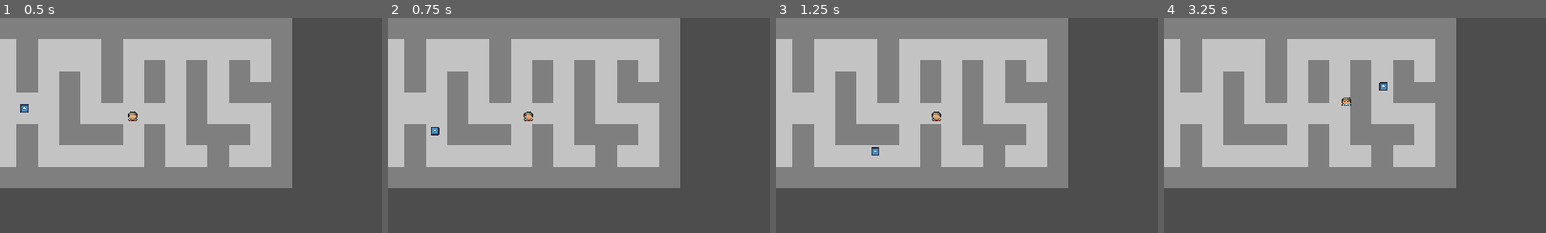
Above: before the commit, frames 1-4 (left to right).
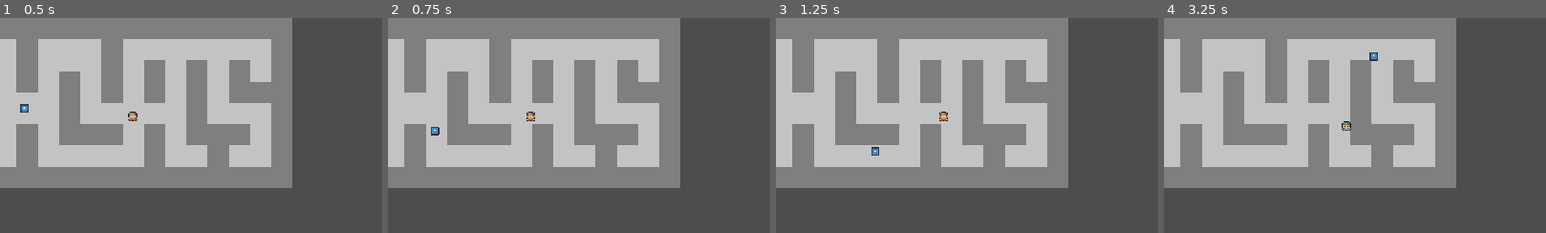
Above: after the commit, the same moments.

Repository: johnsyak/Servants-of-the-Tome
Game: Godot game, scene res://scenes/maps/world.tscn
The game is run twice, just before and just after one commit, with the same random seed, the same clock (stepped at 60 frames per second) and the same inputs. The engine's default icon, where the game draws it, is replaced by a stand-in: a white triangle on a blue panel in a dark square.
Inputs:
- Up to frame 1 (0.5 s): no input
- Up to frame 2 (0.75 s): tap Enter at 0.5 s; hold Right (ui_right) from 0.53 s (still down); hold Shift (run, bound only after the commit) from 0.53 s (still down)
- Up to frame 3 (1.25 s): keep holding Right (ui_right); keep holding Shift (run, bound only after the commit)
- Up to frame 4 (3.25 s): release Right (ui_right) at 1.28 s; release Shift (run, bound only after the commit) at 1.28 s; hold Down (ui_down) 1.28-2.03 s; tap Shift (run, bound only after the commit) at 1.35, 2.85 s; hold Right (ui_right) 2.03-2.78 s; hold Shift (run, bound only after the commit) 2.03-2.78 s; hold Up (ui_up) from 2.78 s (still down)
The pictures show only the part of the screen within x 3-53%, y 0-50%; the shares and areas given below are measured in that part.

Frame 1 is identical in both runs. In frame 2, 0.1% of the frame differs, in the area x 35-39%, y 43-48%; in frame 3, 0.2%; in frame 4, 0.4%, in the area x 46-59%, y 16-53%.

Commit message:
was able to walk into wall and delete it. need to fix positions, and figure out dynamic pathfinding

Diff:
--- a/characters/players/player.gd
+++ b/characters/players/player.gd
@@ -1,14 +1,42 @@
 extends CharacterBody2D
 
-@export var speed: int = 60
+@export var speed: int = 50
 @export var run_speed: float = 1.5
+var move_direction
+
+signal break_block(coords)
 
 func _handle_input():
-	var move_direction = Input.get_vector("ui_left", "ui_right", "ui_up", "ui_down")
+	move_direction = Input.get_vector("ui_left", "ui_right", "ui_up", "ui_down")
 	velocity = move_direction*speed
 	if Input.is_action_pressed("run"):
 		velocity = move_direction*speed*run_speed
 
 func _physics_process(delta):
+
 	_handle_input()
-	move_and_slide()
+	var collision:KinematicCollision2D = move_and_collide(velocity * delta)
+	#this will only work for direction down for now
+	breakSouthWall(collision)
+
+
+func breakSouthWall(collision:KinematicCollision2D):
+	if collision:
+		var collision_point = returnSnappedCollisionPoint(collision.get_position())
+		var coord1 = Vector2(collision_point.x, collision_point.y)
+		var coord2 = Vector2(collision_point.x - 16, collision_point.y)
+		var coord3 = Vector2(collision_point.x, collision_point.y+16)
+		var coord4 = Vector2(collision_point.x - 16, collision_point.y + 16)
+		print("Point 1: "+str(coord1))
+		print("Point 2: "+str(coord2))
+		print("Point 3: "+str(coord3))
+		print("Point 4: "+str(coord4))
+		var collider = collision.get_collider()
+		var coords = [coord1, coord2, coord3, coord4]
+		emit_signal("break_block", coords)
+
+
+
+
+func returnSnappedCollisionPoint(collision_point) -> Vector2:
+	return Vector2(snapped(collision_point.x, 16), snapped(collision_point.y, 16))
--- a/project.godot
+++ b/project.godot
@@ -19,6 +19,14 @@
 
 window/stretch/mode="canvas_items"
 
+[input]
+
+run={
+"deadzone": 0.5,
+"events": [Object(InputEventKey,"resource_local_to_scene":false,"resource_name":"","device":-1,"window_id":0,"alt_pressed":false,"shift_pressed":false,"ctrl_pressed":false,"meta_pressed":false,"pressed":false,"keycode":0,"physical_keycode":4194325,"key_label":0,"unicode":0,"echo":false,"script":null)
+]
+}
+
 [rendering]
 
 renderer/rendering_method="gl_compatibility"
--- a/scenes/maps/world.tscn
+++ b/scenes/maps/world.tscn
@@ -1,8 +1,15 @@
-[gd_scene load_steps=7 format=3 uid="uid://dnlw7e55gw5bn"]
+[gd_scene load_steps=9 format=3 uid="uid://dnlw7e55gw5bn"]
 
 [ext_resource type="Texture2D" uid="uid://jwqugbrhahis" path="res://assets/tiles.png" id="1_2knws"]
+[ext_resource type="Script" path="res://scenes/maps/NavigationRegion2D.gd" id="1_e2fyr"]
 [ext_resource type="PackedScene" uid="uid://f2ph21l0wk5o" path="res://characters/enemies/DefaultEnemy.tscn" id="2_l4a6s"]
+[ext_resource type="Script" path="res://scenes/maps/TileMap.gd" id="2_wrqbi"]
 [ext_resource type="PackedScene" uid="uid://b4o1uyyo1ejvu" path="res://characters/players/player.tscn" id="3_r8rjm"]
+
+[sub_resource type="NavigationPolygon" id="NavigationPolygon_ge4i1"]
+vertices = PackedVector2Array(292, 155, 292, 134, 316, 54, 316, 196, 293, 220, 292, 56, 229, 202, 251, 219, 103, 220, 124, 202, 124, 71, 103, 153, 104, 128, 250, 134, 251, 155, 228, 156, 231, 132, 60, 154, 60, 221, 38, 220, 39, 42, 59, 128, 390, 221, 389, 196, 424, 196, 442, 221, 443, 136, 425, 151, 378, 138, 357, 153, 355, 54, 378, 58, 348, 197, 348, 220, 58, 42, 104, 42, 186, 41, 165, 71, 187, 132, 166, 155, 250, 56, 231, 42, 445, 39, 420, 58, 443, 91, 421, 91)
+polygons = Array[PackedInt32Array]([PackedInt32Array(0, 1, 2, 3, 4), PackedInt32Array(2, 1, 5), PackedInt32Array(6, 7, 8, 9), PackedInt32Array(10, 9, 8, 11, 12), PackedInt32Array(13, 14, 7, 6, 15, 16), PackedInt32Array(17, 18, 19, 20, 21), PackedInt32Array(22, 23, 24, 25), PackedInt32Array(26, 25, 24, 27), PackedInt32Array(28, 26, 27, 29), PackedInt32Array(28, 29, 30, 31), PackedInt32Array(32, 33, 4, 3), PackedInt32Array(13, 1, 0, 14), PackedInt32Array(20, 34, 21), PackedInt32Array(17, 21, 12, 11), PackedInt32Array(10, 12, 35), PackedInt32Array(10, 35, 36, 37), PackedInt32Array(37, 36, 38, 39), PackedInt32Array(15, 39, 38, 16), PackedInt32Array(40, 13, 16, 41), PackedInt32Array(5, 40, 41, 42, 2), PackedInt32Array(30, 2, 42), PackedInt32Array(31, 30, 42, 43), PackedInt32Array(43, 42, 44, 45)])
+outlines = Array[PackedVector2Array]([PackedVector2Array(39, 42, 58, 42, 59, 128, 104, 128, 104, 42, 186, 41, 187, 132, 231, 132, 231, 42, 445, 39, 443, 91, 421, 91, 420, 58, 378, 58, 378, 138, 443, 136, 442, 221, 390, 221, 389, 196, 424, 196, 425, 151, 357, 153, 355, 54, 316, 54, 316, 196, 348, 197, 348, 220, 293, 220, 292, 155, 251, 155, 251, 219, 103, 220, 103, 153, 60, 154, 60, 221, 38, 220), PackedVector2Array(124, 71, 165, 71, 166, 155, 228, 156, 229, 202, 124, 202), PackedVector2Array(250, 56, 250, 134, 292, 134, 292, 56)])
 
 [sub_resource type="TileSetAtlasSource" id="TileSetAtlasSource_mwge7"]
 texture = ExtResource("1_2knws")
@@ -123,36 +130,34 @@
 physics_layer_0/collision_layer = 1
 sources/0 = SubResource("TileSetAtlasSource_mwge7")
 
-[sub_resource type="NavigationPolygon" id="NavigationPolygon_ge4i1"]
-vertices = PackedVector2Array(292, 155, 292, 134, 315, 58, 316, 196, 293, 220, 292, 56, 229, 202, 251, 219, 103, 220, 124, 202, 124, 71, 103, 153, 104, 128, 250, 134, 251, 155, 228, 156, 231, 132, 60, 154, 60, 221, 38, 220, 39, 42, 59, 128, 390, 221, 389, 196, 424, 196, 442, 221, 443, 136, 425, 151, 378, 138, 357, 153, 355, 58, 378, 58, 348, 197, 348, 220, 58, 42, 104, 42, 186, 41, 165, 71, 187, 132, 166, 155, 250, 56, 231, 42, 445, 39, 420, 58, 443, 91, 421, 91)
-polygons = Array[PackedInt32Array]([PackedInt32Array(0, 1, 2, 3, 4), PackedInt32Array(2, 1, 5), PackedInt32Array(6, 7, 8, 9), PackedInt32Array(10, 9, 8, 11, 12), PackedInt32Array(13, 14, 7, 6, 15, 16), PackedInt32Array(17, 18, 19, 20, 21), PackedInt32Array(22, 23, 24, 25), PackedInt32Array(26, 25, 24, 27), PackedInt32Array(28, 26, 27, 29), PackedInt32Array(28, 29, 30, 31), PackedInt32Array(32, 33, 4, 3), PackedInt32Array(13, 1, 0, 14), PackedInt32Array(20, 34, 21), PackedInt32Array(17, 21, 12, 11), PackedInt32Array(10, 12, 35), PackedInt32Array(10, 35, 36, 37), PackedInt32Array(37, 36, 38, 39), PackedInt32Array(15, 39, 38, 16), PackedInt32Array(40, 13, 16, 41), PackedInt32Array(40, 41, 42, 5), PackedInt32Array(2, 5, 42, 30), PackedInt32Array(31, 30, 42), PackedInt32Array(43, 31, 42), PackedInt32Array(43, 42, 44, 45)])
-outlines = Array[PackedVector2Array]([PackedVector2Array(39, 42, 58, 42, 59, 128, 104, 128, 104, 42, 186, 41, 187, 132, 231, 132, 231, 42, 445, 39, 443, 91, 421, 91, 420, 58, 378, 58, 378, 138, 443, 136, 442, 221, 390, 221, 389, 196, 424, 196, 425, 151, 357, 153, 355, 58, 315, 58, 316, 196, 348, 197, 348, 220, 293, 220, 292, 155, 251, 155, 251, 219, 103, 220, 103, 153, 60, 154, 60, 221, 38, 220), PackedVector2Array(124, 71, 165, 71, 166, 155, 228, 156, 229, 202, 124, 202), PackedVector2Array(250, 56, 250, 134, 292, 134, 292, 56)])
+[node name="World" type="Node2D"]
 
-[node name="World" type="Node2D"]
+[node name="NavigationRegion2D" type="NavigationRegion2D" parent="."]
+top_level = true
+navigation_polygon = SubResource("NavigationPolygon_ge4i1")
+script = ExtResource("1_e2fyr")
 
 [node name="TileMap" type="TileMap" parent="."]
 tile_set = SubResource("TileSet_sbvnr")
 format = 2
 layer_0/name = "ground"
+layer_0/y_sort_enabled = true
 layer_0/tile_data = PackedInt32Array(0, 393216, 2, 65536, 393216, 1, 131072, 393216, 2, 196608, 393216, 1, 262144, 3932 …(8877 unchanged characters)…
 layer_1/name = "walls"
 layer_1/enabled = true
 layer_1/modulate = Color(1, 1, 1, 1)
-layer_1/y_sort_enabled = false
+layer_1/y_sort_enabled = true
 layer_1/y_sort_origin = 0
 layer_1/z_index = 0
 layer_1/tile_data = PackedInt32Array(0, 65536, 1, 65536, 65536, 1, 1, 65536, 1, 65537, 65536, 1, 2, 65536, 1, 65538, 65 …(4725 unchanged characters)…
+script = ExtResource("2_wrqbi")
 
-[node name="NavigationRegion2D" type="NavigationRegion2D" parent="TileMap"]
-top_level = true
-navigation_polygon = SubResource("NavigationPolygon_ge4i1")
+[node name="Player" parent="TileMap" instance=ExtResource("3_r8rjm")]
+position = Vector2(239, 147)
 
 [node name="DefaultEnemy" parent="TileMap" node_paths=PackedStringArray("movement_target") instance=ExtResource("2_l4a6s")]
 position = Vector2(47, 50)
-movement_target = NodePath("../NavTarget")
+movement_target = NodePath("NavTarget")
 
-[node name="NavTarget" type="Marker2D" parent="TileMap"]
-position = Vector2(400, 212)
-
-[node name="Player" parent="." instance=ExtResource("3_r8rjm")]
-position = Vector2(239, 147)
+[node name="NavTarget" type="Marker2D" parent="TileMap/DefaultEnemy"]
+position = Vector2(353, 162)
